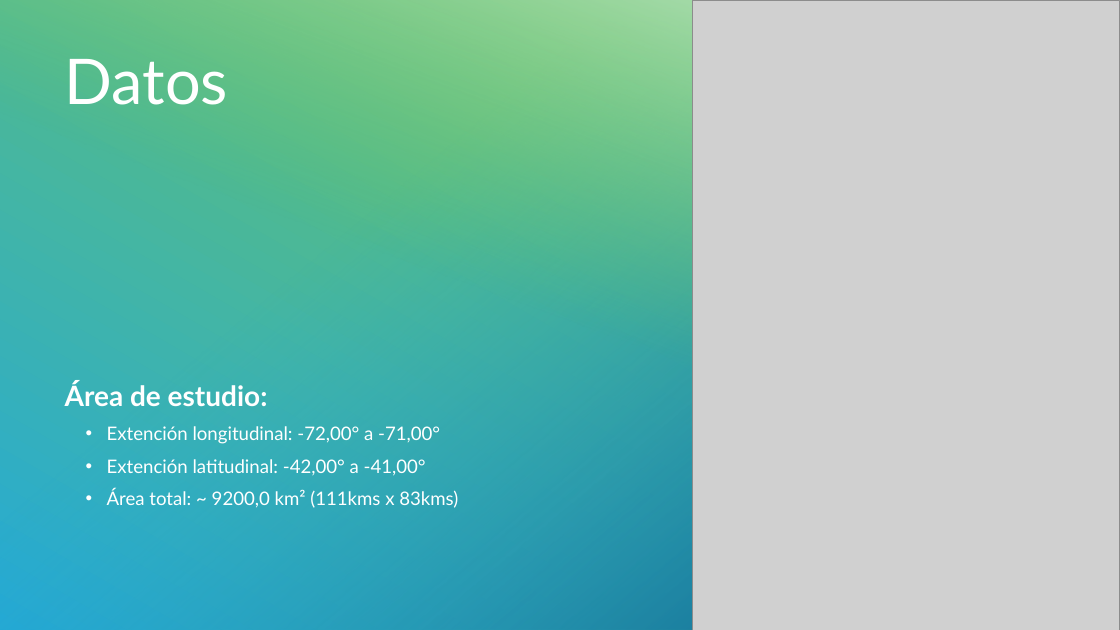
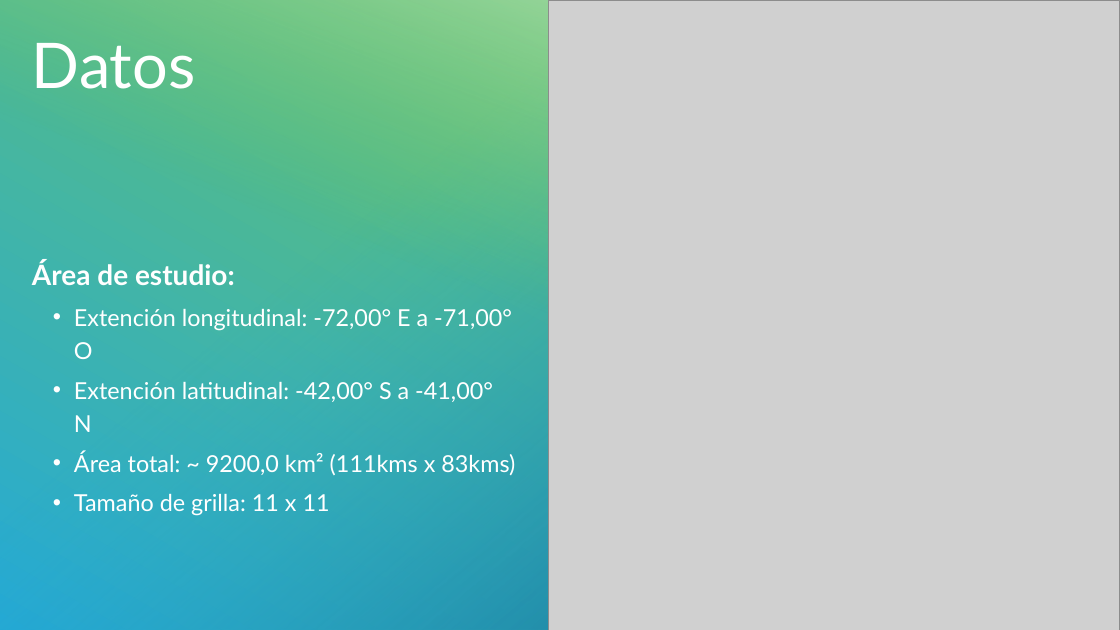
Before and after one commit to HunterCitto/199---Seminario-Final, a slide deck: slide 8 of docs/Entregas/Presentación/Incendios forestales de la Patagonia Andina - Pública.pptx. Drawn at 1120x630 pixels with LibreOffice and Linux fonts; fonts in the diff are those of the drawing; grey boxes stand for pictures. Boxes give left, top, right and bottom in pixels: in the first picture for what was removed or moved away, otherwise in the second. Text is boxed around its words. In the diff, an @@ line names an element or a change of style, - is before the commit and + after.

```diff
--- a/docs/Entregas/Presentación/Incendios forestales de la Patagonia Andina - Pública.pptx
+++ b/docs/Entregas/Presentación/Incendios forestales de la Patagonia Andina - Pública.pptx
@@ picture added at (549,0,1120,630) @@
@@ title "Datos": place and size @@
-title "Datos" at (65,59,228,105)
+title "Datos" at (32,43,195,89)
@@ subtitle "Área de estudio:": place and size @@
-subtitle "Área de estudio:" at (65,381,458,508)
+subtitle "Área de estudio:" at (32,261,515,516)
@@ subtitle at (74,309,512,432): text changed; size 16 to 20 pt @@
-  • Extención longitudinal: -72,00° a -71,00°
-  • Extención latitudinal: -42,00° a -41,00°
+  • Extención longitudinal: -72,00° E a -71,00° O
+  • Extención latitudinal: -42,00° S a -41,00° N
@@ subtitle at (74,451,515,475): size 16 to 20 pt in "Área total: ~ 9200,0 km² (111kms x ..." @@
@@ subtitle at (74,494,330,516): paragraph added @@
+  • Tamaño de grilla: 11 x 11
```
Also in this commit, not shown: 7 other slides changed, 9 slides added, 8 slides removed, 7 other files.
